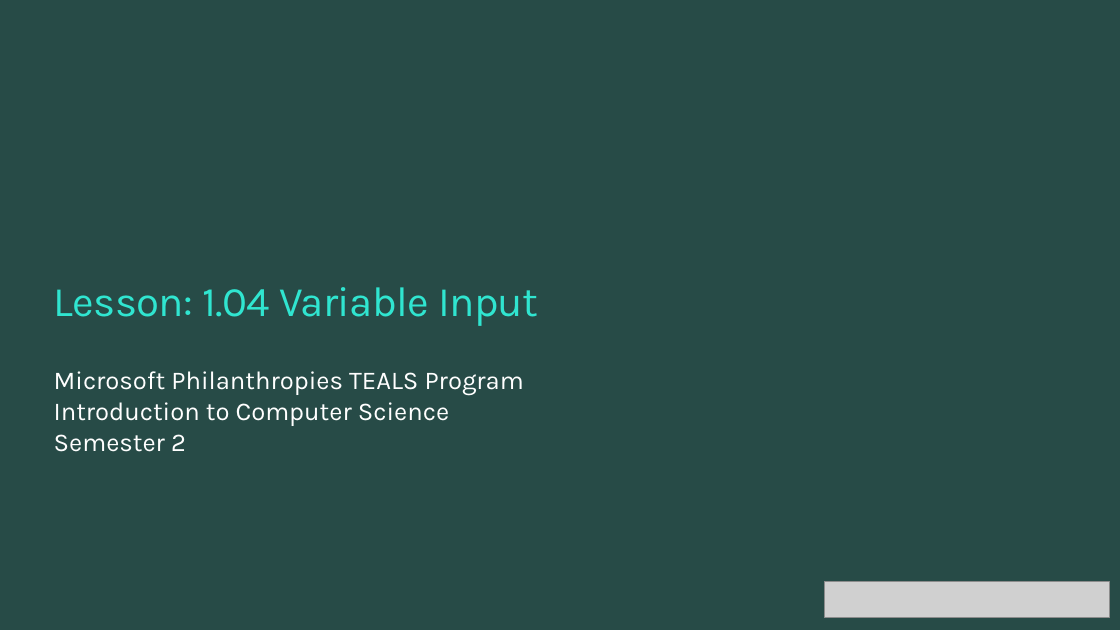
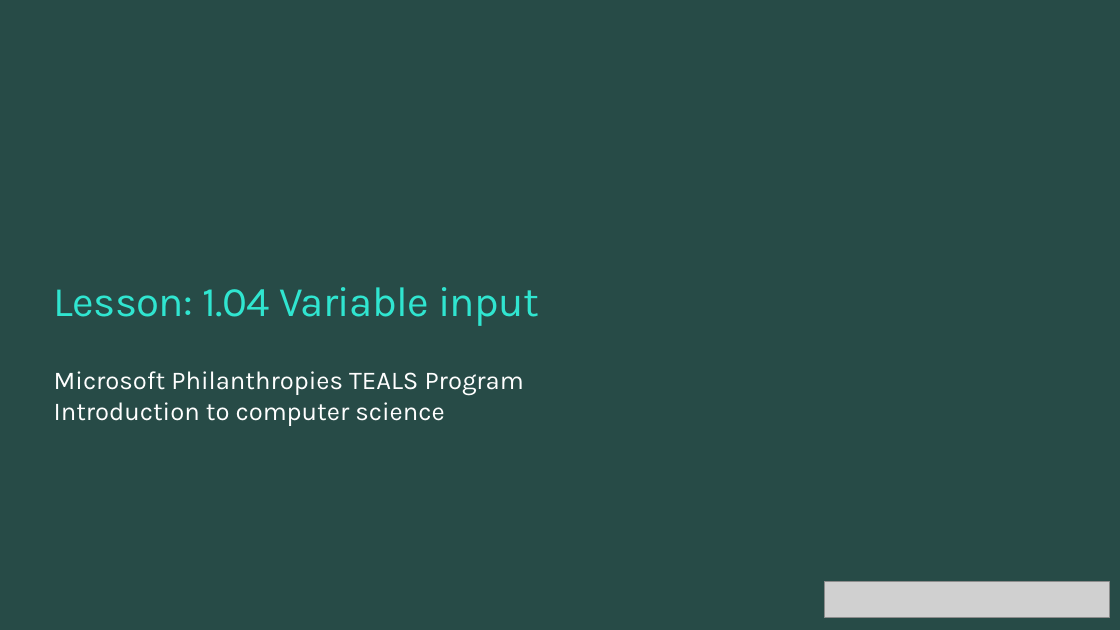
Before and after one commit to TEALSK12/2nd-semester-introduction-to-computer-science, a slide deck: slide 1 of units/1_unit/slidedecks/Intro Python 1.04 TEALS.pptx. Drawn at 1120x630 pixels with LibreOffice and Linux fonts; fonts in the diff are those of the drawing; grey boxes stand for pictures; background and template pictures are left out. Boxes give left, top, right and bottom in pixels: in the first picture for what was removed or moved away, otherwise in the second. Text is boxed around its words. In the diff, an @@ line names an element or a change of style, - is before the commit and + after.

```diff
--- a/units/1_unit/slidedecks/Intro Python 1.04 TEALS.pptx
+++ b/units/1_unit/slidedecks/Intro Python 1.04 TEALS.pptx
@@ title at bbox=[54, 287, 539, 326]: text changed @@
-Lesson: 1.04 Variable Input
+Lesson: 1.04 Variable input
@@ text at bbox=[54, 402, 444, 426]: text changed @@
-Introduction to Computer Science
-Semester 2
+Introduction to computer science
```
Also in this commit, not shown: 12 other slides changed.
